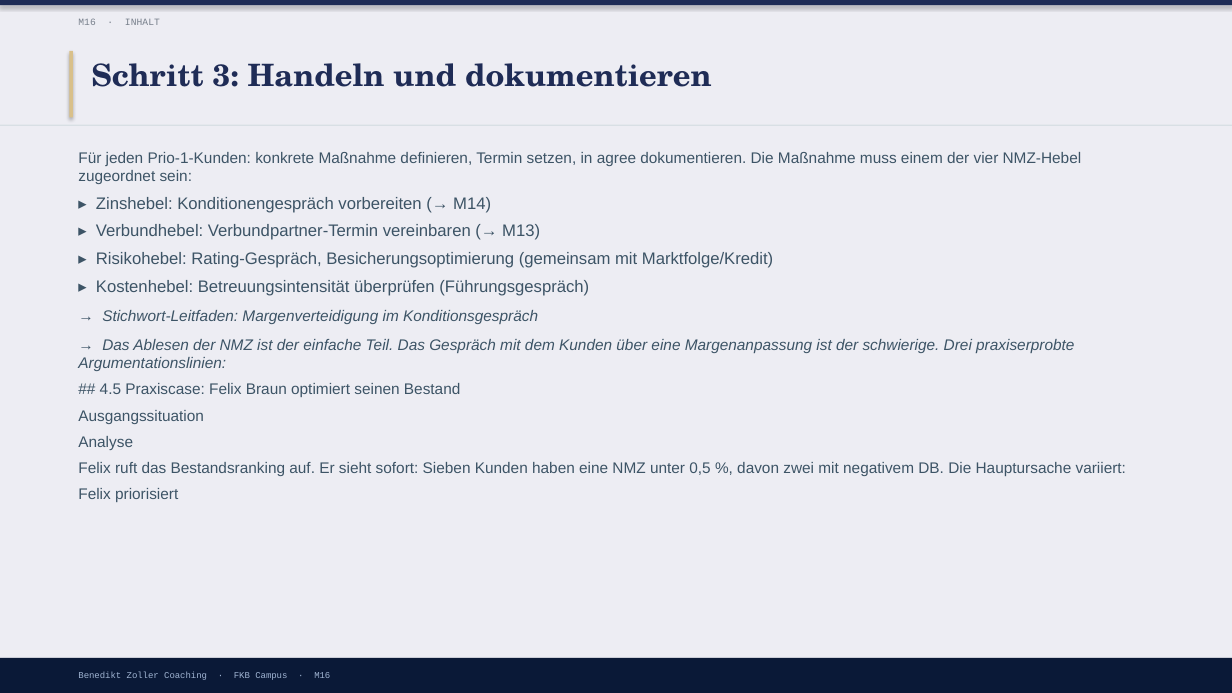
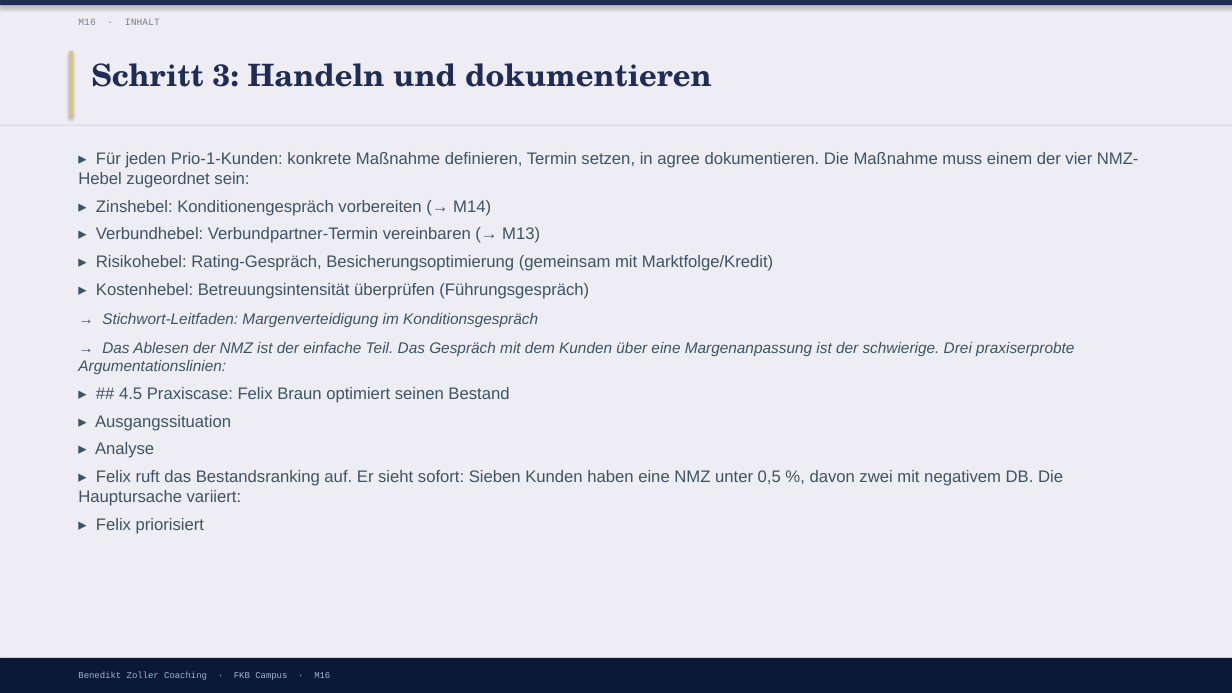
Before and after one commit to ck5rqc47pr-byte/firmenkundenakademie-online, a slide deck: slide 13 of protected-downloads/praesentation/M16.pptx (slide 11 before the commit). Drawn at 1232x693 pixels with LibreOffice and Linux fonts; fonts in the diff are those of the drawing. Boxes give left, top, right and bottom in pixels: in the first picture for what was removed or moved away, otherwise in the second. Text is boxed around its words. In the diff, an @@ line names an element or a change of style, - is before the commit and + after.

```diff
--- a/protected-downloads/praesentation/M16.pptx
+++ b/protected-downloads/praesentation/M16.pptx
@@ text at (78, 152, 1139, 188): text changed; size 12 to 13 pt @@
-Für jeden Prio-1-Kunden: konkrete Maßnahme definieren, Termin setzen, in agree dokumentieren. Die Maßnahme muss einem der vier NMZ-Hebel zugeordnet sein:
+▸ Für jeden Prio-1-Kunden: konkrete Maßnahme definieren, Termin setzen, in agree dokumentieren. Die Maßnahme muss einem der vier NMZ-Hebel zugeordnet sein:
@@ text at (78, 387, 1063, 534): text changed; size 12 to 13 pt @@
-## 4.5 Praxiscase: Felix Braun optimiert seinen Bestand
-Ausgangssituation
-Analyse
-Felix ruft das Bestandsranking auf. Er sieht sofort: Sieben Kunden haben eine NMZ unter 0,5 %, davon zwei mit negativem DB. Die Hauptursache variiert:
-Felix priorisiert
+▸ ## 4.5 Praxiscase: Felix Braun optimiert seinen Bestand
+▸ Ausgangssituation
+▸ Analyse
+▸ Felix ruft das Bestandsranking auf. Er sieht sofort: Sieben Kunden haben eine NMZ unter 0,5 %, davon zwei mit negativem DB. Die Hauptursache variiert:
+▸ Felix priorisiert
```
Also in this commit, not shown: 8 other slides changed, 4 slides added, 21 other files.
